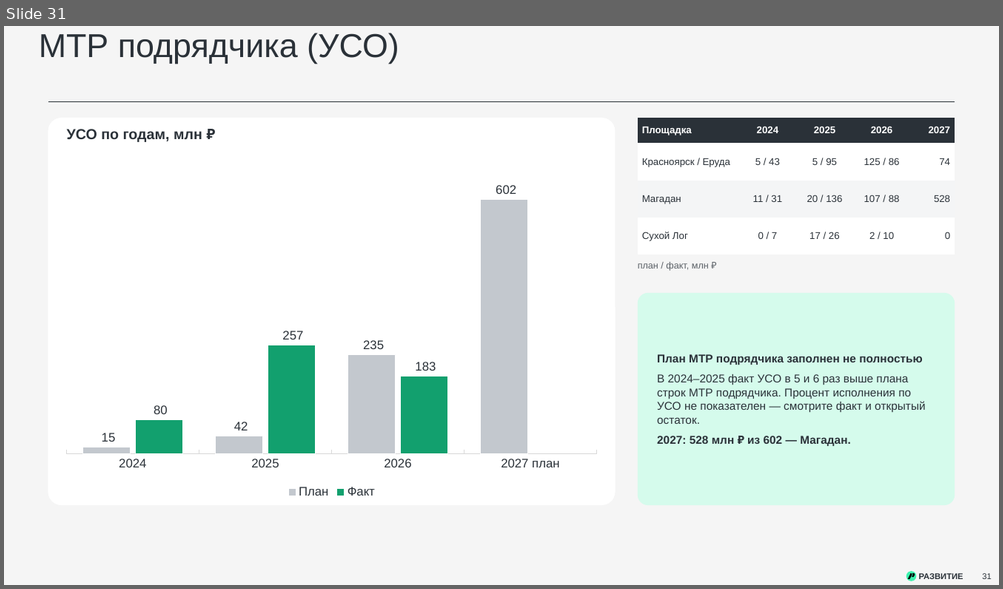
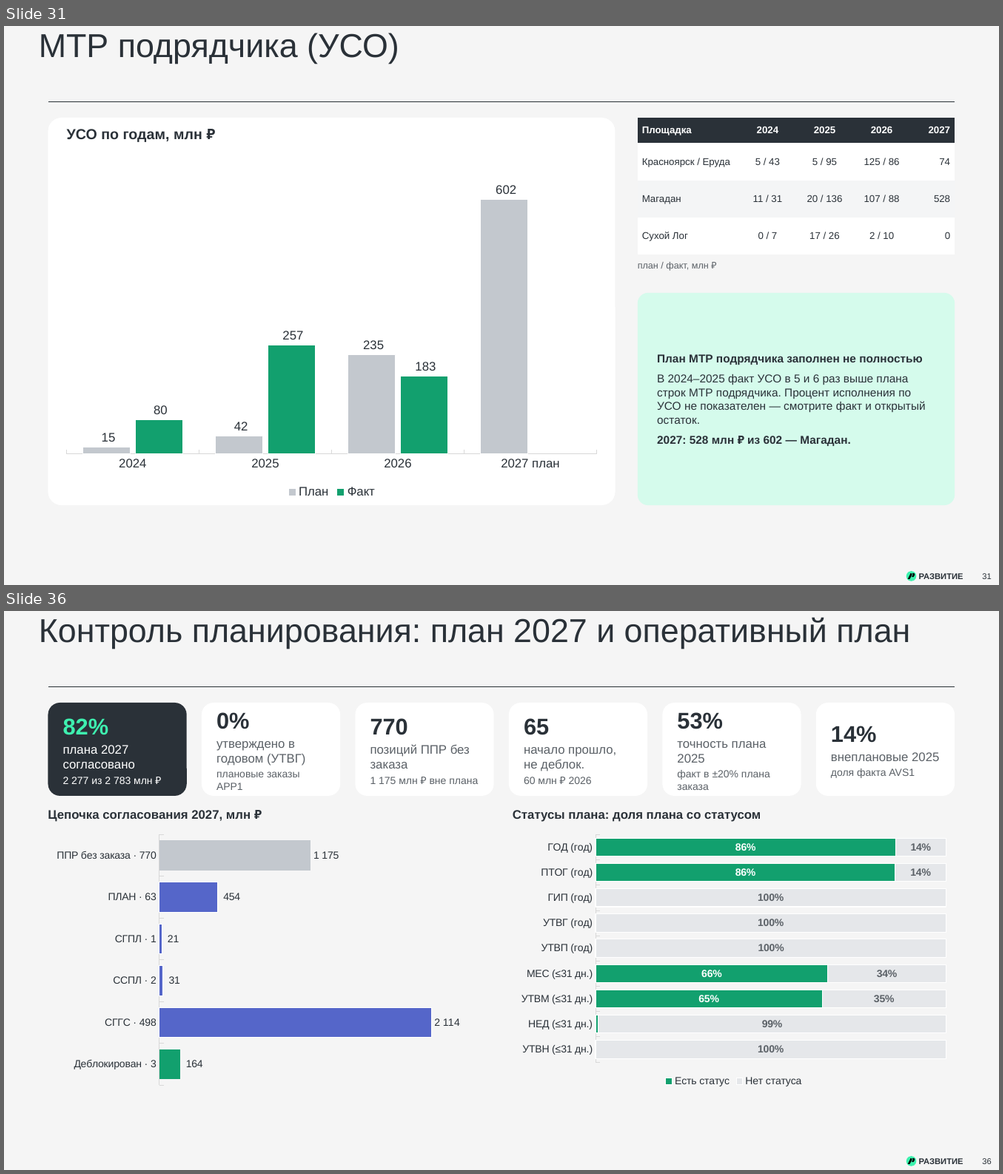
Before and after one commit to victorekuznetsov/TZ, a slide deck: exports/WK_ispolnenie_2024-2026_plan_2027.pptx. Shown one above the other, each under a label of ours: slide 31 before the commit, slides 31 and 36 after it; the slides between them are not shown. The pictures are 1003x589 and 1003x1174 pixels, drawn with LibreOffice and Linux fonts; fonts in the diff are those of the drawing. Boxes give left, top, right and bottom in pixels: in the first picture for what was removed or moved away, otherwise in the second. Text is boxed around its words. In the diff, an @@ line names an element or a change of style, - is before the commit and + after.

```diff
--- a/exports/WK_ispolnenie_2024-2026_plan_2027.pptx
+++ b/exports/WK_ispolnenie_2024-2026_plan_2027.pptx
@@ slide 36 added at (4, 611, 999, 1170), background #F5F5F5; not listed: 5 template elements that a slide beside it also shows @@
@@ title added at (39, 617, 910, 649), 32 pt, text #2A3138 @@
+Контроль планирования: план 2027 и оперативный план
@@ rounded rectangle added at (48, 703, 187, 796), fill #2A3138 @@
@@ text added at (63, 718, 152, 784), 12 pt, text #FFFFFF @@
+82%
+плана 2027 согласовано
+2 277 из 2 783 млн ₽
@@ rounded rectangle added at (202, 703, 341, 796), fill #FFFFFF @@
@@ text added at (216, 712, 305, 790), 12 pt, text #5B6167 @@
+0%
+утверждено в годовом (УТВГ)
+плановые заказы APP1
@@ rounded rectangle added at (356, 703, 494, 796), fill #FFFFFF @@
@@ text added at (370, 718, 478, 784), 12 pt, text #5B6167 @@
+770
+позиций ППР без заказа
+1 175 млн ₽ вне плана
@@ rounded rectangle added at (509, 703, 647, 796), fill #FFFFFF @@
@@ text added at (523, 718, 616, 784), 12 pt, text #5B6167 @@
+65
+начало прошло, не деблок.
+60 млн ₽ 2026
@@ rounded rectangle added at (662, 703, 801, 796), fill #FFFFFF @@
@@ rounded rectangle added at (816, 703, 955, 796), fill #FFFFFF @@
@@ text added at (677, 741, 770, 790), 10 pt, text #5B6167 @@
+53%
+точность плана 2025
+факт в ±20% плана заказа
@@ text added at (831, 726, 939, 778), 12 pt, text #5B6167 @@
+14%
+внеплановые 2025
+доля факта AVS1
@@ text added at (48, 810, 250, 822), 12 pt, text #2A3138, bold @@
+Цепочка согласования 2027, млн ₽
@@ text added at (512, 810, 760, 822), 12 pt, text #2A3138, bold @@
+Статусы плана: доля плана со статусом
@@ bar chart added at (48, 829, 489, 1091) @@
+categories: ППР без заказа · 770, ПЛАН · 63, СГПЛ · 1, ССПЛ · 2, СГГС · 498, Деблокирован · 3
+Series 1: 1175, 454, 21, 31, 2114, 164
@@ bar stacked 100% chart added at (513, 829, 955, 1091) @@
+categories: ГОД (год), ПТОГ (год), ГИП (год), УТВГ (год), УТВП (год), МЕС (≤31 дн.), УТВМ (≤31 дн.), НЕД (≤31 дн.), УТВН (≤31 дн.)
+Есть статус: 0.86, 0.86, 0, 0, 0, 0.66, 0.65, 0.01, 0
+Нет статуса: 0.14, 0.14, 1, 1, 1, 0.34, 0.35, 0.99, 1
```
Also in this commit, not shown: 3 slides changed, 9 other slides added, 4 other files.
